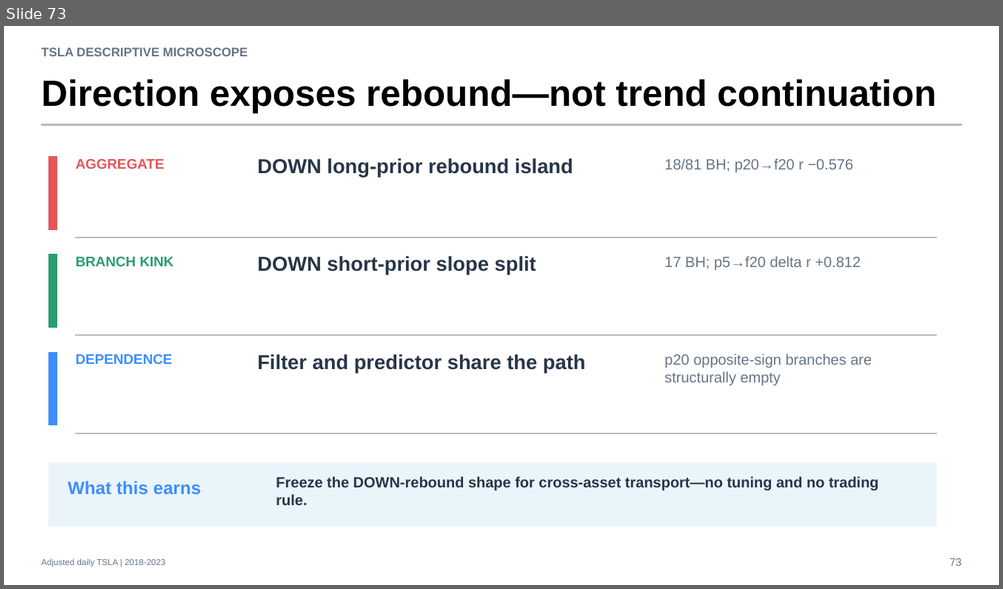
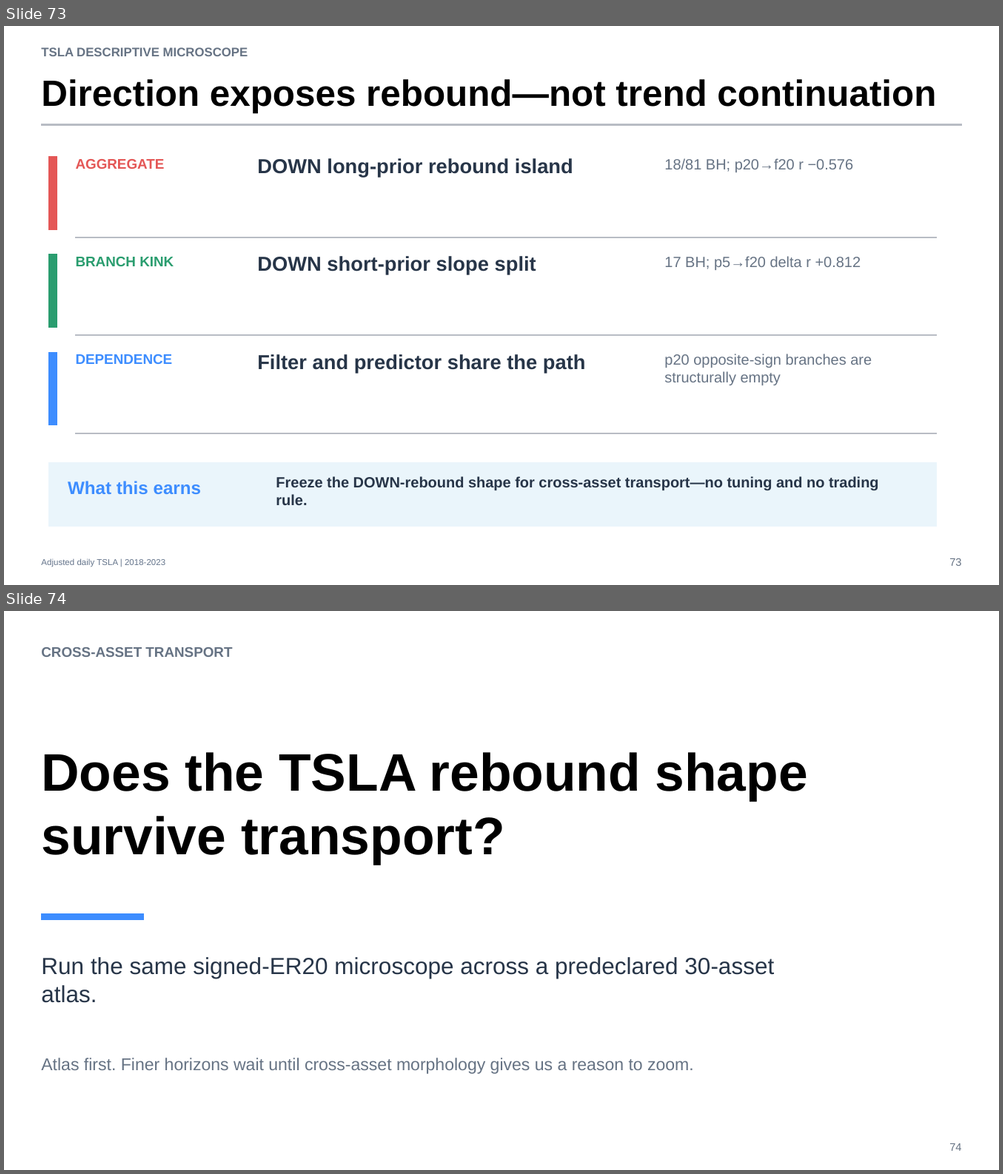
Before and after one commit to Francisc0Franc0/Time-Series-Modeling-Gen5, a slide deck: operator_hypothesis_lab/presentations/tsla_descriptive_microscope_evidence.pptx. Shown one above the other, each under a label of ours: slide 73 before the commit, slides 73 and 74 after it. The pictures are 1003x589 and 1003x1174 pixels, drawn with LibreOffice and Linux fonts; fonts in the diff are those of the drawing. Boxes give left, top, right and bottom in pixels: in the first picture for what was removed or moved away, otherwise in the second. Text is boxed around its words. In the diff, an @@ line names an element or a change of style, - is before the commit and + after.

Commit message:
Add balanced own-asset return geometry atlas

```diff
--- a/operator_hypothesis_lab/presentations/tsla_descriptive_microscope_evidence.pptx
+++ b/operator_hypothesis_lab/presentations/tsla_descriptive_microscope_evidence.pptx
@@ slide 74 added at (4,611,999,1170), background #FFFFFF @@
@@ text added at (41,647,232,657), 13.5 pt, text #667384, bold @@
+CROSS-ASSET TRANSPORT
@@ text added at (41,752,808,865), 51 pt, text #000000, bold @@
+Does the TSLA rebound shape survive transport?
@@ rectangle added at (41,914,145,920), fill #3D8DFF, outline #3D8DFF 0 pt @@
@@ text added at (41,957,774,1003), 22.5 pt, text #273548 @@
+Run the same signed-ER20 microscope across a predeclared 30-asset atlas.
@@ text added at (41,1058,694,1074), 16.5 pt, text #667384 @@
+Atlas first. Finer horizons wait until cross-asset morphology gives us a reason to zoom.
@@ text added at (949,1144,961,1151), 10.5 pt, text #667384 @@
+74
```
Also in this commit, not shown: 8 other slides added, 8 other files.
